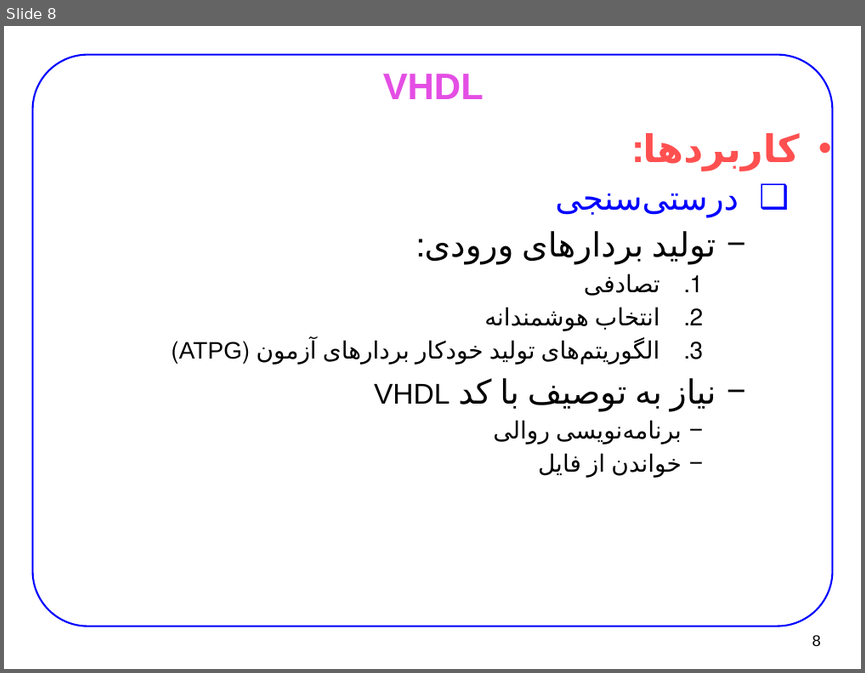
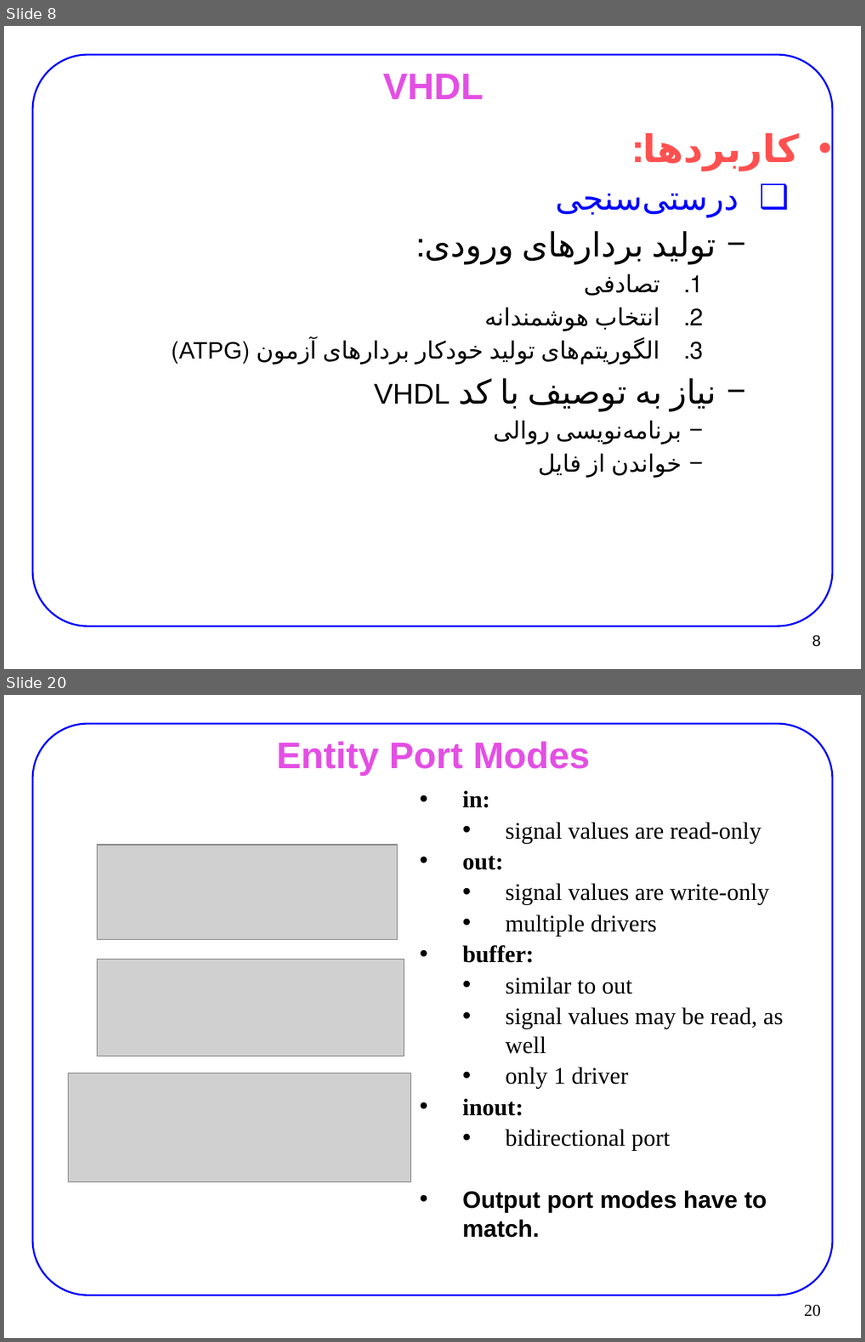
Before and after one commit to 9231058/FPGA-Homework, a slide deck: slides/design/D-01-HDL-.pptx. Shown one above the other, each under a label of ours: slide 8 before the commit, slides 8 and 20 after it; the slides between them are not shown. The pictures are 865x673 and 865x1342 pixels, drawn with LibreOffice and Linux fonts; fonts in the diff are those of the drawing; grey boxes stand for pictures. Boxes give left, top, right and bottom in pixels: in the first picture for what was removed or moved away, otherwise in the second. Text is boxed around its words. In the diff, an @@ line names an element or a change of style, - is before the commit and + after.

```diff
--- a/slides/design/D-01-HDL-.pptx
+++ b/slides/design/D-01-HDL-.pptx
@@ slide 20 added at [4, 695, 861, 1338], background #FFFFFF; not listed: 1 template element that a slide beside it also shows @@
@@ title added at [277, 741, 590, 775], 31 pt, text #E44EE4, bold @@
+Entity Port Modes
@@ text added at [462, 790, 783, 1237], 20 pt, text #000000 @@
+• in:
+  • signal values are read-only
+• out:
+  • signal values are write-only
+  • multiple drivers
+• buffer:
+  • similar to out
+  • signal values may be read, as well
+  • only 1 driver
+• inout:
+  • bidirectional port
+• Output port modes have to match.
@@ picture added at [98, 845, 398, 940] @@
@@ picture added at [98, 959, 404, 1056] @@
@@ picture added at [69, 1073, 411, 1182] @@
@@ page number added at [804, 1304, 821, 1316], 14 pt, text #000000 @@
+20
```
Also in this commit, not shown: 5 slides changed, 19 other slides added, 1 other file.
